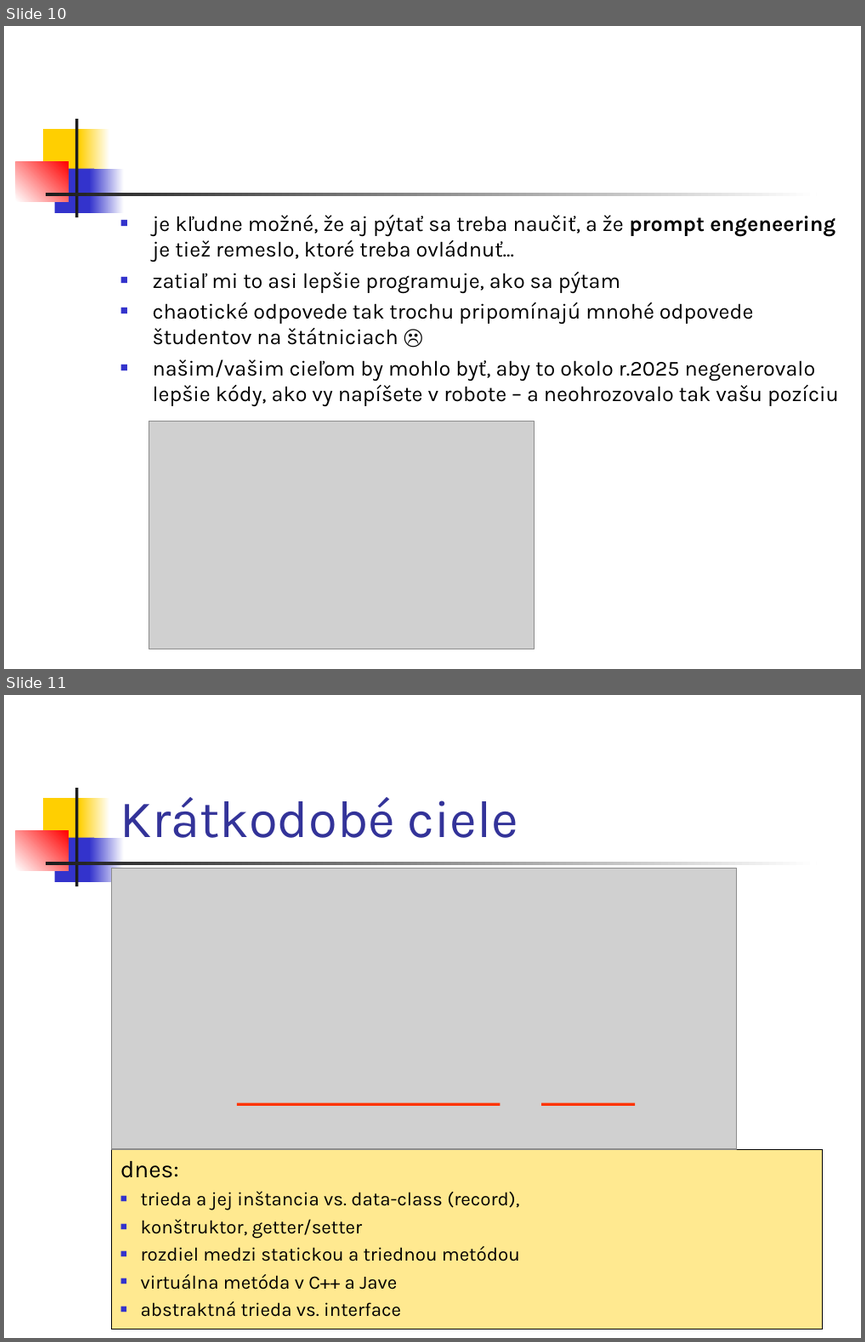
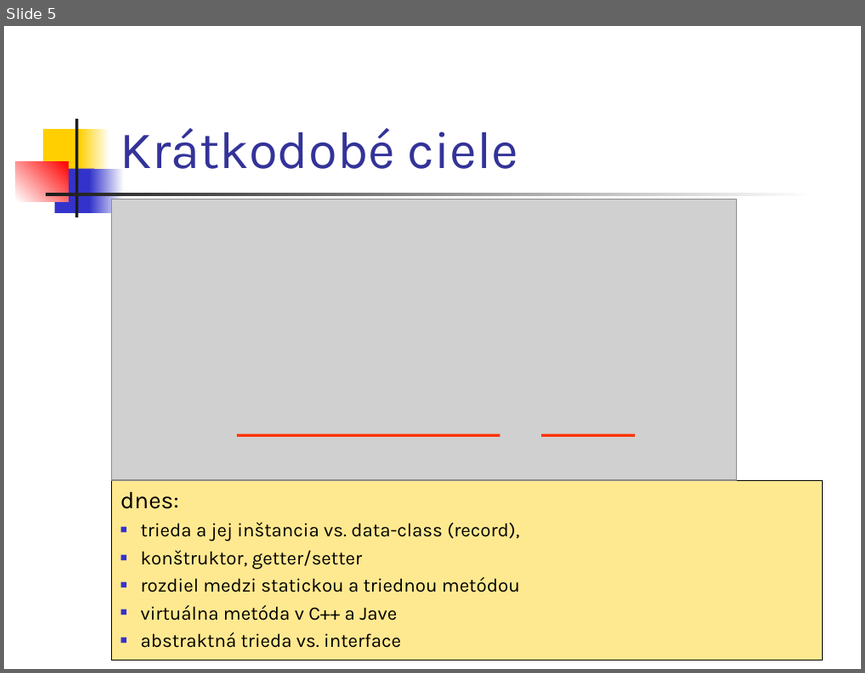
Before and after one commit to Programovanie4/Prednasky, a slide deck: 03/03_java.ppt. Shown one above the other, each under a label of ours: slides 10 and 11 before the commit, slide 5 after it. The pictures are 865x1342 and 865x673 pixels, drawn with LibreOffice and Linux fonts; fonts in the diff are those of the drawing; grey boxes stand for pictures. Boxes give left, top, right and bottom in pixels: in the first picture for what was removed or moved away, otherwise in the second. Text is boxed around its words. In the diff, an @@ line names an element or a change of style, - is before the commit and + after.

```diff
--- a/03/03_java.ppt
+++ b/03/03_java.ppt
@@ slide 10 removed at [4,26,861,669], background #FFFFFF; not listed: 7 template elements that a slide beside it also shows @@
@@ text removed at [153,215,839,407] @@
-■ je kľudne možné, že aj pýtať sa treba naučiť, a že prompt engeneering je tiež remeslo, ktoré treba ovládnuť...
-■ zatiaľ mi to asi lepšie programuje, ako sa pýtam
-■ chaotické odpovede tak trochu pripomínajú mnohé odpovede študentov na štátniciach ☹
-■ našim/vašim cieľom by mohlo byť, aby to okolo r.2025 negenerovalo lepšie kódy, ako vy napíšete v robote – a neohrozovalo tak vašu pozíciu
@@ picture removed at [148,421,534,648] @@
@@ what was slide 11 is now slide 5 @@
```
Also in this commit, not shown: 1 slide changed, 5 other slides removed, 2 other files.
